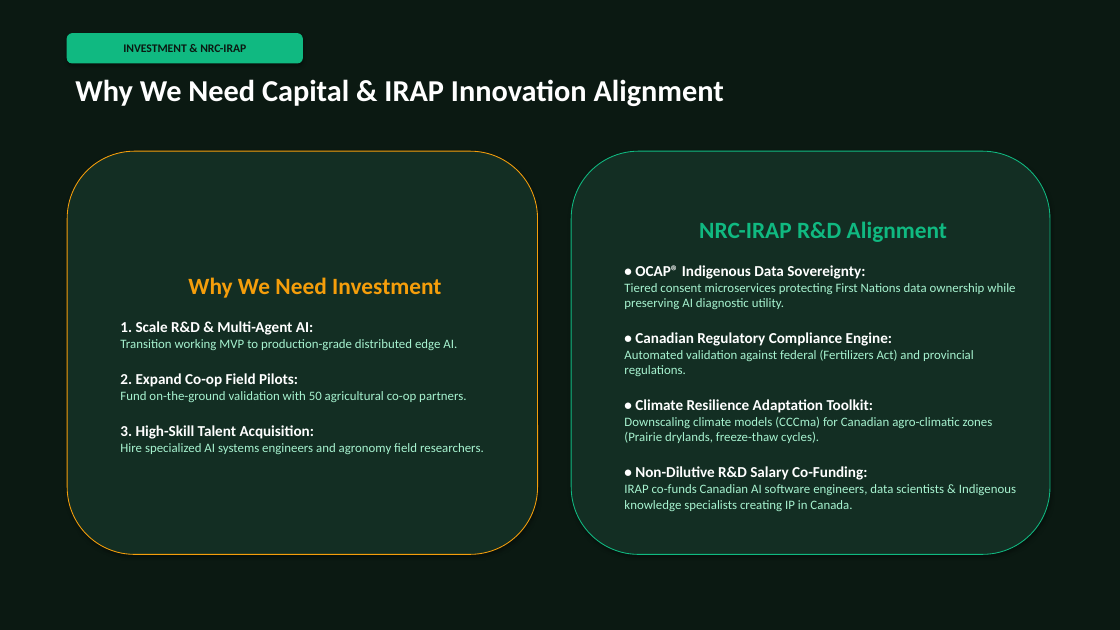
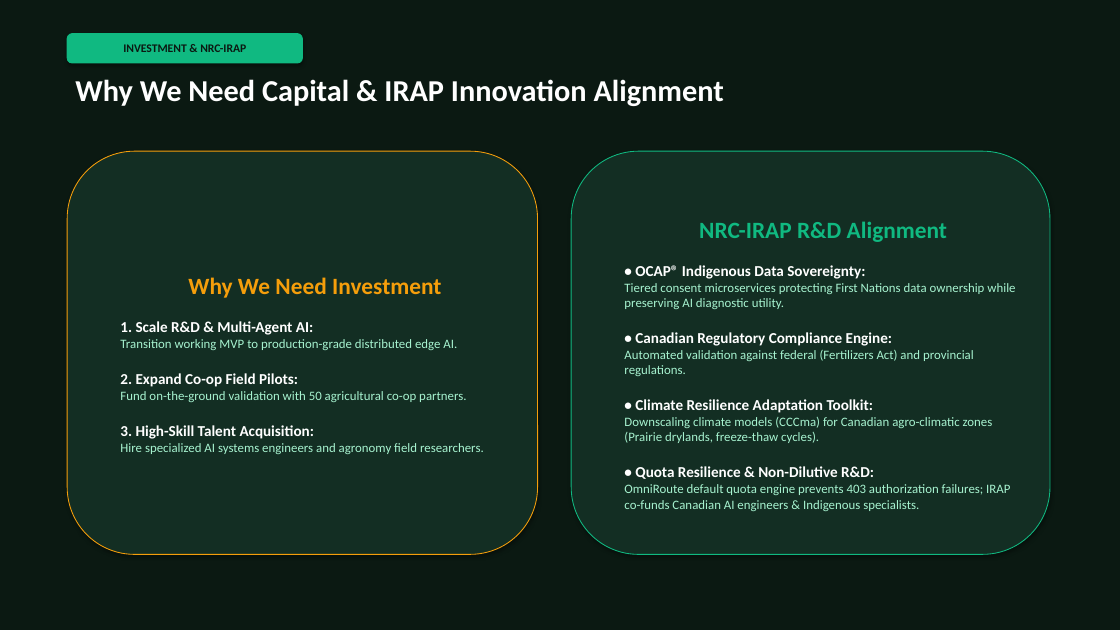
Before and after one commit to psalmprax/ag_extension_decision_support, a slide deck: slide 10 of Ag_Extension_Investor_Deck.pptx. Drawn at 1120x630 pixels with LibreOffice and Linux fonts; fonts in the diff are those of the drawing. Boxes give left, top, right and bottom in pixels: in the first picture for what was removed or moved away, otherwise in the second. Text is boxed around its words. In the diff, an @@ line names an element or a change of style, - is before the commit and + after.

```diff
--- a/Ag_Extension_Investor_Deck.pptx
+++ b/Ag_Extension_Investor_Deck.pptx
@@ text in rounded rectangle at box(624, 466, 1010, 511): text changed @@
-• Non-Dilutive R&D Salary Co-Funding:
-IRAP co-funds Canadian AI software engineers, data scientists & Indigenous knowledge specialists creating IP in Canada.
+• Quota Resilience & Non-Dilutive R&D:
+OmniRoute default quota engine prevents 403 authorization failures; IRAP co-funds Canadian AI engineers & Indigenous specialists.
```
Also in this commit, not shown: 2 other slides changed, 4 other files.
